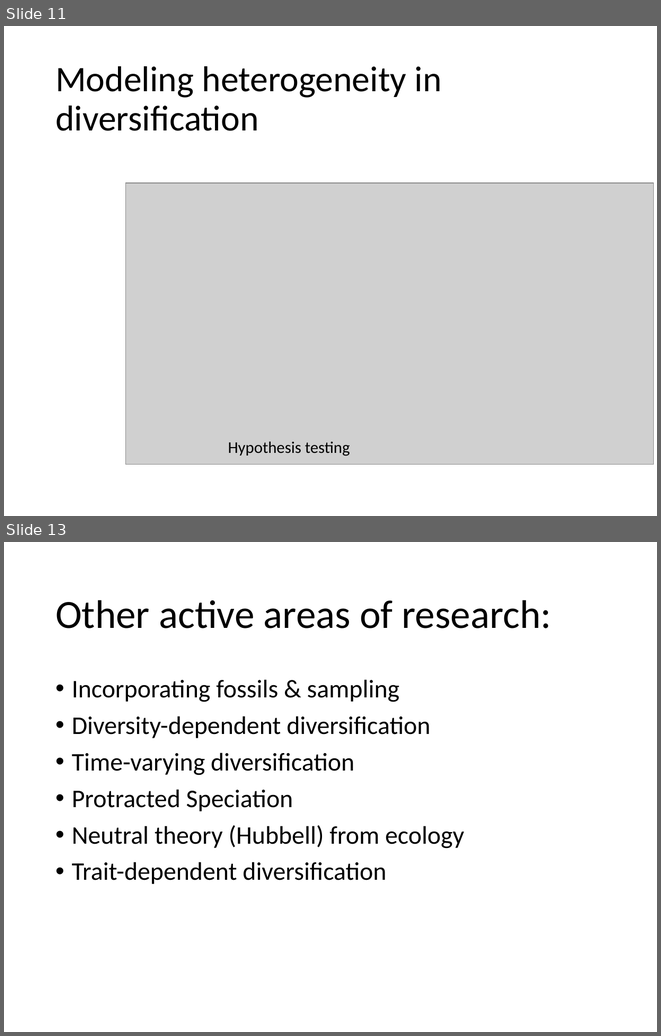
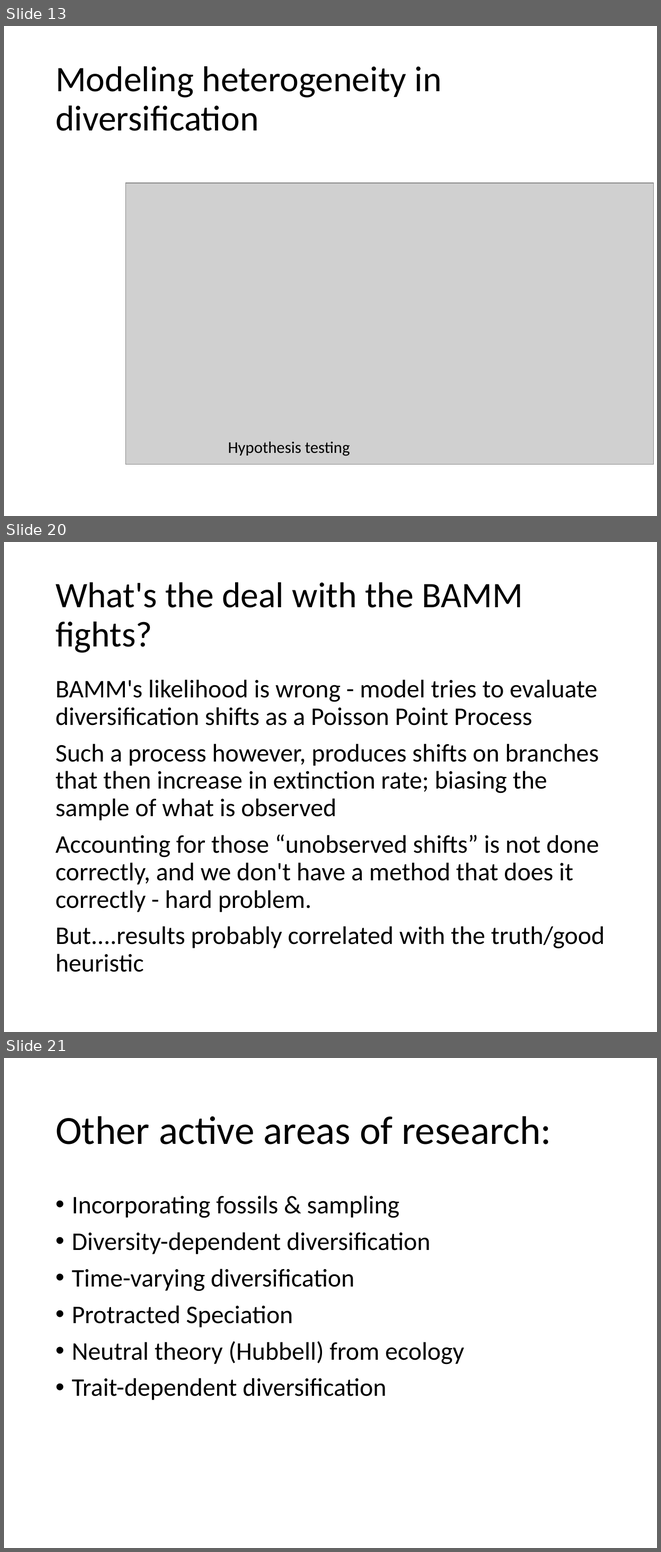
Before and after one commit to uyedaj/macrophy_course, a slide deck: lectures/slides/Diversification&SSE.pptx. Shown one above the other, each under a label of ours: slides 11 and 13 before the commit, slides 13, 20 and 21 after it; the slides between them are not shown. The pictures are 661x1036 and 661x1552 pixels, drawn with LibreOffice and Linux fonts; fonts in the diff are those of the drawing; grey boxes stand for pictures. Boxes give left, top, right and bottom in pixels: in the first picture for what was removed or moved away, otherwise in the second. Text is boxed around its words. In the diff, an @@ line names an element or a change of style, - is before the commit and + after.

Commit message:
Diversification lecture

```diff
--- a/lectures/slides/Diversification&SSE.pptx
+++ b/lectures/slides/Diversification&SSE.pptx
@@ slide 20 added at (4,542,657,1032), background #FFFFFF @@
@@ title added at (55,582,523,653), 39.6 pt, text #000000 @@
+What's the deal with the BAMM fights?
@@ text added at (55,679,604,972), 28 pt, text #000000 @@
+BAMM's likelihood is wrong - model tries to evaluate diversification shifts as a Poisson Point Process
+Such a process however, produces shifts on branches that then increase in extinction rate; biasing the sample of what is observed
+Accounting for those “unobserved shifts” is not done correctly, and we don't have a method that does it correctly - hard problem.
+But....results probably correlated with the truth/good heuristic
@@ what was slide 11 is now slide 13 @@
@@ what was slide 13 is now slide 21 @@
```
Also in this commit, not shown: 5 slides changed, 8 other slides added, 2 other files.
